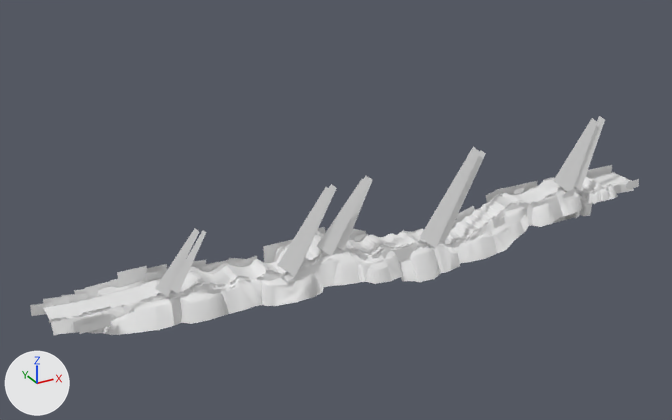
A saved change to the FBX model Assets/Arts/Map/Models/Theme_01/Forest_04.fbx.
One viewpoint serves both versions: a camera (50 mm lens) standing at (-62.0, -377.0, 212.0) and looking at (154.0, 17.0, 15.0). Lighting does not change. The marker at lower left points along +X, +Y and +Z. Where no turn or scale is listed for an object, it has been applied to the vertices. Vertices at the same position are counted once.

The first picture shows 'Ground_01', 'Light_01', 'Mountain_01', 'Tree_01'.
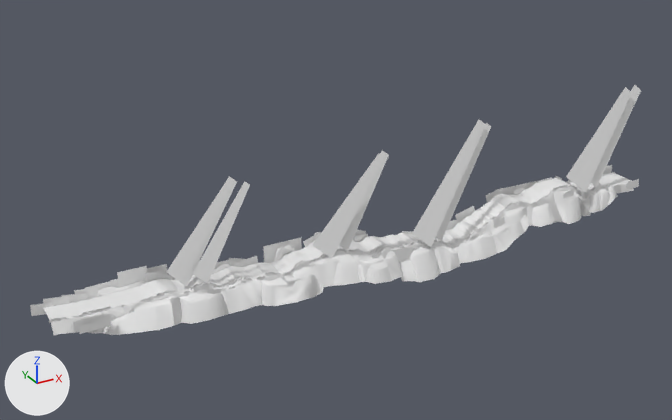
Changed parts and their boxes [x1, y1, x2, y2] in the pictures (672 x 420 px; the box of a moved part takes in the faces that stretch with it):
'Light_01', reshaped (11% taller): before [155, 116, 605, 297]; after [167, 85, 641, 286]
part 1 of me_mesh_001, moved or reshaped: [216, 190, 615, 314] in both
part 2 of me_mesh_005, moved or reshaped: before [420, 147, 480, 249]; after [412, 120, 486, 247]
part 3 of me_mesh_005, moved or reshaped: before [440, 150, 486, 244]; after [436, 123, 491, 241]
part 4 of me_mesh_005, moved or reshaped: before [298, 184, 337, 270]; after [566, 87, 632, 192]
part 5 of me_mesh_005, moved or reshaped: before [277, 187, 333, 276]; after [591, 85, 641, 187]
part 6 of me_mesh_005, moved or reshaped: before [337, 176, 372, 250]; after [339, 151, 389, 251]
part 7 of me_mesh_005, moved or reshaped: before [155, 229, 199, 297]; after [167, 176, 237, 286]
part 8 of me_mesh_005, moved or reshaped: before [169, 230, 206, 294]; after [193, 181, 250, 284]
part 9 of me_mesh_005, deleted: before [553, 118, 597, 192]
part 10 of me_mesh_005, deleted: before [574, 116, 605, 190]
part 11 of me_mesh_005, moved or reshaped: before [316, 179, 368, 256]; after [312, 153, 385, 258]

The change, as a list of edits to the scene's bpy script:
```text
Change me_mesh_001:
    used by ob_mountain_01; location = (174.9, 3.4, -9.2)
    remove me_mesh_001.from_pydata(...)  # 1024 vertices, 1209 faces; spans x -175.0..175.0, y -20.0..22.0, z -15.0..15.0
    add me_mesh_001.from_pydata(...)  # 1021 vertices, 1209 faces; spans x -175.0..175.0, y -20.0..22.0, z -15.0..15.0
    me_mesh_001 part 1: 122 vertices moved from x -88.0..153.0, y -13.0..12.0, z -3.0..15.0 to x -88.0..153.0, y -13.0..12.0, z -4.0..14.0; 36 vertices removed from x -86.0..116.0, y -10.0..11.0, z 4.0..15.0; 33 vertices added at x -86.0..112.0, y -8.0..11.0, z 4.0..15.0
Change me_mesh_005:
    used by ob_light_01; location = (191.5, 3.3, 15.6)
    remove me_mesh_005.from_pydata(...)  # 100 vertices, 40 faces; spans x -144.0..144.0, y -13.0..13.0, z -25.0..25.0
    add me_mesh_005.from_pydata(...)  # 80 vertices, 32 faces; spans x -136.0..170.0, y -10.0..14.0, z -23.0..40.0
    me_mesh_005 part 2: the loose piece of 10 vertices spanning x 3.0..53.0, y -9.0..12.0, z -25.0..20.0 is scaled about its middle by (1.16, 1.01, 1.32), then moved by (-1.0, 0.0, 9.0)
    me_mesh_005 part 3: the loose piece of 10 vertices spanning x 13.0..58.0, y -7.0..13.0, z -25.0..17.0 is scaled about its middle by (1.13, 0.986, 1.34), then moved by (0.0, 0.0, 9.0)
    me_mesh_005 part 4: the loose piece of 10 vertices spanning x -78.0..-42.0, y -9.0..5.0, z -18.0..19.0 is scaled about its middle by (1.53, 1.2, 1.45), then moved by (194.0, 3.0, 13.0)
    me_mesh_005 part 5: the loose piece of 10 vertices spanning x -83.0..-47.0, y -13.0..1.0, z -18.0..20.0 is scaled about its middle by (1.5, 1.2, 1.42), then moved by (208.0, 8.0, 13.0)
    me_mesh_005 part 6: the loose piece of 10 vertices spanning x -52.0..-20.0, y -8.0..7.0, z -13.0..18.0 is scaled about its middle by (1.32, 0.99, 1.43), then moved by (5.0, 0.0, 6.0)
    me_mesh_005 part 7: the loose piece of 10 vertices spanning x -144.0..-116.0, y -8.0..5.0, z -15.0..10.0 is scaled about its middle by (1.56, 1.2, 1.76), then moved by (16.0, 7.0, 10.0)
    me_mesh_005 part 8: the loose piece of 10 vertices spanning x -137.0..-114.0, y -8.0..3.0, z -15.0..9.0 is scaled about its middle by (1.52, 1.14, 1.76), then moved by (19.0, 3.0, 10.0)
    me_mesh_005 part 9: the loose piece of 10 vertices spanning x 96.0..136.0, y -7.0..9.0, z -13.0..25.0 is deleted
    me_mesh_005 part 10: the loose piece of 10 vertices spanning x 106.0..144.0, y -6.0..10.0, z -13.0..25.0 is deleted
    me_mesh_005 part 11: 1 vertex moved within x -53.0, y -9.0, z -14.0; 9 vertices removed from x -60.0..-25.0, y -9.0..3.0, z -14.0..19.0; 9 vertices added at x -62.0..-15.0, y -10.0..3.0, z -15.0..31.0
```
